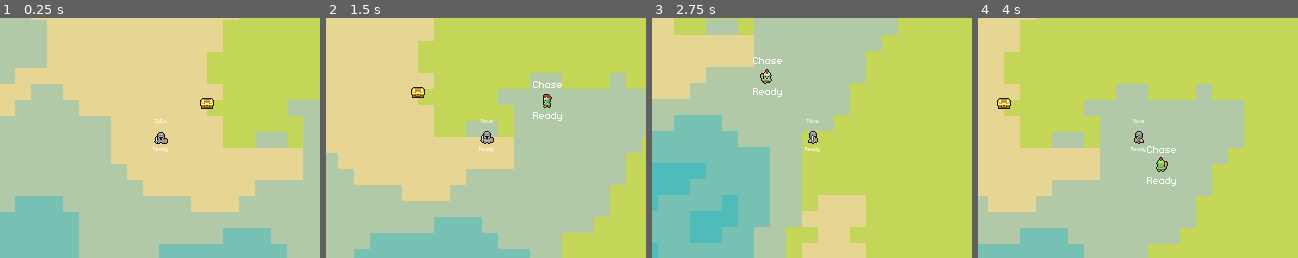
Above: before the commit, frames 1-4 (left to right).
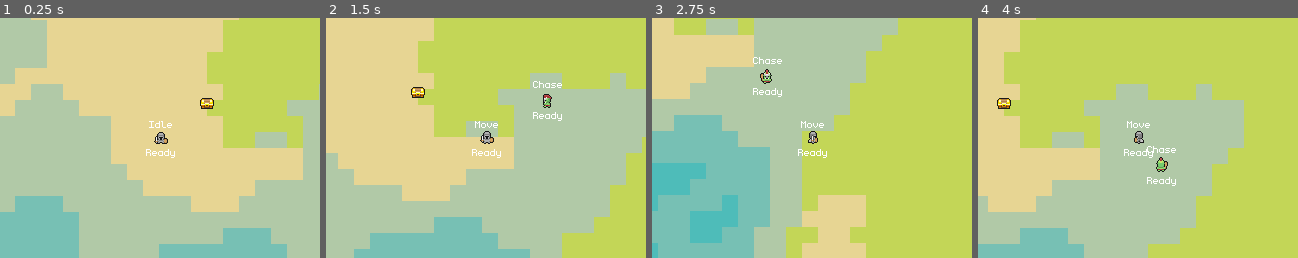
Above: after the commit, the same moments.

Repository: dmitriy-shmilo/GBIC23
Game: Godot game, scene res://main.tscn
Same seed, same stepped clock (60 frames per second), same inputs: the game is played once before the commit and once after it. Sound files missing from this copy of the repository are replaced by a short silence.
Inputs:
- Up to frame 1 (0.25 s): no input
- Up to frame 2 (1.5 s): hold D (move_right) 0.53-1.28 s; tap Space (attack) at 0.6 s; hold S (move_down) from 1.28 s (still down); tap E (interact) at 1.35 s
- Up to frame 3 (2.75 s): release S (move_down) at 2.03 s; hold D (move_right) from 2.03 s (still down); tap Space (attack) at 2.1 s
- Up to frame 4 (4 s): release D (move_right) at 2.78 s; hold W (move_up) 2.78-3.53 s; tap E (interact) at 2.85 s; hold A (move_left) from 3.53 s (still down); tap Space (attack) at 3.6 s
The pictures show only the part of the screen within x 25-75%, y 25-75%; the shares and areas given below are measured in that part.

The runs differ from the first frame. In frame 1, 0.3% of the frame differs, in the area x 45-55%, y 42-59%; in frame 2, 0.3%; in frame 3, 0.3%; in frame 4, 0.3%.

Commit message:
Missing changes.

Diff:
--- a/base/components/vitals_component.gd
+++ b/base/components/vitals_component.gd
@@ -1,7 +1,7 @@
 class_name VitalsComponent
 extends Node
 
-signal health_changed(vitals)
+signal health_changed(vitals, is_positive)
 signal food_changed(vitals)
 
 @export var max_health = 100.0 : set = _set_max_health
@@ -12,20 +12,24 @@
 
 
 func _set_max_health(h):
+	var positive = max_health < h
 	max_health = h
-	health_changed.emit(self)
+	health_changed.emit(self, positive)
 
 
 func _set_current_health(h):
+	var positive = current_health < h
 	current_health = h
-	health_changed.emit(self)
+	health_changed.emit(self, positive)
 
 
 func _set_max_food(f):
+	var positive = max_food < f
 	max_food = f
-	food_changed.emit(self)
+	food_changed.emit(self, positive)
 
 
 func _set_current_food(f):
+	var positive = current_food < f
 	current_food = f
-	food_changed.emit(self)
+	food_changed.emit(self, positive)
--- a/map/chest.tscn
+++ b/map/chest.tscn
@@ -69,6 +69,45 @@
 "transitions": PackedFloat32Array(1),
 "update": 0,
 "values": [Color(1, 1, 1, 0)]
+}
+
+[sub_resource type="Animation" id="Animation_l67qg"]
+resource_name = "highlight"
+tracks/0/type = "value"
+tracks/0/imported = false
+tracks/0/enabled = true
+tracks/0/path = NodePath("BodySprite:material")
+tracks/0/interp = 1
+tracks/0/loop_wrap = true
+tracks/0/keys = {
+"times": PackedFloat32Array(0),
+"transitions": PackedFloat32Array(1),
+"update": 1,
+"values": [ExtResource("2_adgeq")]
+}
+tracks/1/type = "value"
+tracks/1/imported = false
+tracks/1/enabled = true
+tracks/1/path = NodePath("Hint:visible")
+tracks/1/interp = 1
+tracks/1/loop_wrap = true
+tracks/1/keys = {
+"times": PackedFloat32Array(0),
+"transitions": PackedFloat32Array(1),
+"update": 1,
+"values": [true]
+}
+tracks/2/type = "value"
+tracks/2/imported = false
+tracks/2/enabled = true
+tracks/2/path = NodePath("Hint:modulate")
+tracks/2/interp = 1
+tracks/2/loop_wrap = true
+tracks/2/keys = {
+"times": PackedFloat32Array(0, 0.3),
+"transitions": PackedFloat32Array(3, 1),
+"update": 0,
+"values": [Color(1, 1, 1, 0), Color(1, 1, 1, 1)]
 }
 
 [sub_resource type="Animation" id="Animation_7bnri"]
@@ -133,45 +172,6 @@
 "transitions": PackedFloat32Array(1),
 "update": 1,
 "values": [false]
-}
-
-[sub_resource type="Animation" id="Animation_l67qg"]
-resource_name = "highlight"
-tracks/0/type = "value"
-tracks/0/imported = false
-tracks/0/enabled = true
-tracks/0/path = NodePath("BodySprite:material")
-tracks/0/interp = 1
-tracks/0/loop_wrap = true
-tracks/0/keys = {
-"times": PackedFloat32Array(0),
-"transitions": PackedFloat32Array(1),
-"update": 1,
-"values": [ExtResource("2_adgeq")]
-}
-tracks/1/type = "value"
-tracks/1/imported = false
-tracks/1/enabled = true
-tracks/1/path = NodePath("Hint:visible")
-tracks/1/interp = 1
-tracks/1/loop_wrap = true
-tracks/1/keys = {
-"times": PackedFloat32Array(0),
-"transitions": PackedFloat32Array(1),
-"update": 1,
-"values": [true]
-}
-tracks/2/type = "value"
-tracks/2/imported = false
-tracks/2/enabled = true
-tracks/2/path = NodePath("Hint:modulate")
-tracks/2/interp = 1
-tracks/2/loop_wrap = true
-tracks/2/keys = {
-"times": PackedFloat32Array(0, 0.3),
-"transitions": PackedFloat32Array(3, 1),
-"update": 0,
-"values": [Color(1, 1, 1, 0), Color(1, 1, 1, 1)]
 }
 
 [sub_resource type="AnimationLibrary" id="AnimationLibrary_ifh1w"]
--- a/player/player.tscn
+++ b/player/player.tscn
@@ -14,6 +14,7 @@
 [ext_resource type="Script" path="res://base/components/vitals_component.gd" id="9_iw2ky"]
 [ext_resource type="PackedScene" uid="uid://d06ni5uesoo2n" path="res://base/gui/state_label.tscn" id="12_xi5ew"]
 [ext_resource type="PackedScene" uid="uid://dhcki0w17a8m1" path="res://base/components/looter_component.tscn" id="13_8pska"]
+[ext_resource type="Theme" uid="uid://owk3ykubwdkx" path="res://gui/default_theme.tres" id="15_6g6xd"]
 
 [sub_resource type="CircleShape2D" id="CircleShape2D_dnrgw"]
 radius = 5.09902
@@ -130,6 +131,7 @@
 offset_top = -21.0
 offset_right = 46.0
 offset_bottom = -6.0
+theme_override_font_sizes/font_size = 16
 horizontal_alignment = 1
 state_machine = NodePath("../MovementMachine")
 
@@ -138,6 +140,8 @@
 offset_top = 7.0
 offset_right = 46.0
 offset_bottom = 22.0
+theme = ExtResource("15_6g6xd")
+theme_override_font_sizes/font_size = 16
 horizontal_alignment = 1
 state_machine = NodePath("../AttackMachine")
 
Not shown: 1 places in player/player.tscn that only renumber resources
